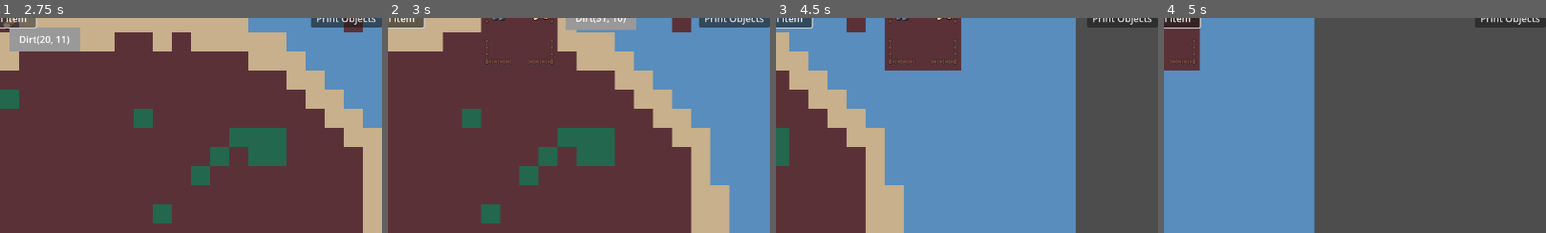
Above: before the commit, frames 1-4 (left to right).
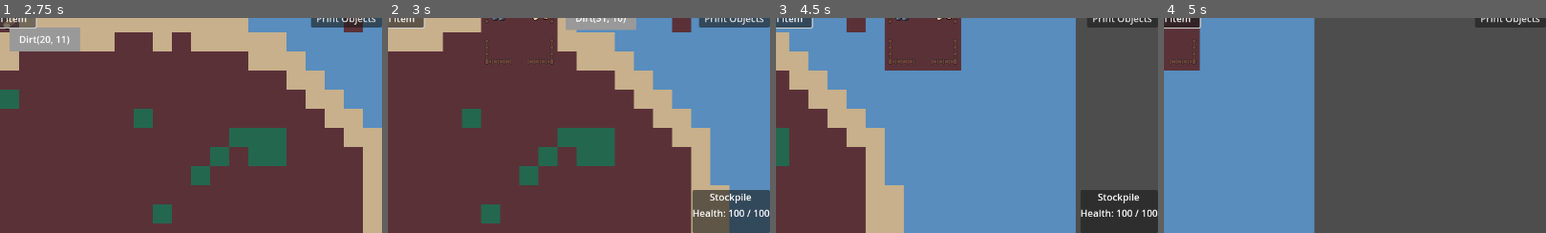
Above: after the commit, the same moments.

Repository: ColdTerror/Core-and-Conveyor
Game: Godot game, scene res://scenes/level.tscn
Two runs of this game, one before a commit and one after it. Both use one fixed random seed, a clock stepped at 60 frames per second and the inputs below. The engine's default icon, where the game draws it, is replaced by a stand-in: a white triangle on a blue panel in a dark square.
Inputs (mouse positions are % of the whole screen's width and height, from its top left):
- Up to frame 1 (2.75 s): click "Generate Map" at 0.5 s; click "Print Objects" at 1.25 s; click "Spawn Item" at 2 s
- Up to frame 2 (3 s): tap Enter at 2.75 s; move the mouse to (72, 45) at 2.77 s; hold Right (ui_right) from 2.78 s (still down); hold P from 2.78 s (still down); click (72, 45) at 2.92 s
- Up to frame 3 (4.5 s): release Right (ui_right) at 3.5 s; release P at 3.5 s; drag from (30, 55) to (45, 70) at 3.52 s; tap Space at 4.25 s; move the mouse to (60, 28) at 4.27 s; hold Right (ui_right) from 4.28 s (still down); hold P from 4.28 s (still down); click (60, 28) at 4.42 s
- Up to frame 4 (5 s): keep holding Right (ui_right); keep holding P
The pictures show only the part of the screen within x 50-100%, y 50-100%; the shares and areas given below are measured in that part.

Frame 1 is identical in both runs. In frame 2, 4.0% of the frame differs, in the area x 79-100%, y 80-100%; in frame 3, 3.8%; in frame 4, nothing differs.

Commit message:
Add building hover popup with inventory display
Introduces a BuildingHoverPopup UI panel that appears when hovering over a StockpileBuilding, showing its name, health, and inventory. StockpileBuilding now emits hover signals, and Level.gd manages popup visibility and content. Also adds collision shape for hover detection in stockpile_building.tscn.

Diff:
--- /dev/null
+++ b/scenes/building_hover_popup.tscn
@@ -0,0 +1,26 @@
+[gd_scene load_steps=2 format=3 uid="uid://2067p75ou047"]
+
+[ext_resource type="Script" uid="uid://buo2l7ygi8sii" path="res://scripts/building_hover_popup.gd" id="1_v6t2t"]
+
+[node name="BuildingHoverPopup" type="PanelContainer"]
+offset_right = 130.0
+offset_bottom = 72.0
+script = ExtResource("1_v6t2t")
+
+[node name="VBoxContainer" type="VBoxContainer" parent="."]
+layout_mode = 2
+
+[node name="Name" type="Label" parent="VBoxContainer"]
+layout_mode = 2
+text = "Name"
+horizontal_alignment = 1
+vertical_alignment = 1
+
+[node name="Health" type="Label" parent="VBoxContainer"]
+layout_mode = 2
+text = "Health"
+horizontal_alignment = 1
+vertical_alignment = 1
+
+[node name="Inventory" type="VBoxContainer" parent="VBoxContainer"]
+layout_mode = 2
--- a/scenes/level.tscn
+++ b/scenes/level.tscn
@@ -17,6 +17,7 @@
 [ext_resource type="Resource" uid="uid://dhst2ng5e26ob" path="res://resources/tiles/9_Conveyer_Down.tres" id="12_82cfe"]
 [ext_resource type="PackedScene" uid="uid://dh3njqr7x7ls7" path="res://scenes/item.tscn" id="13_arp2o"]
 [ext_resource type="PackedScene" uid="uid://cs65262rv84b4" path="res://scenes/stockpile_building.tscn" id="14_ux5qa"]
+[ext_resource type="PackedScene" uid="uid://2067p75ou047" path="res://scenes/building_hover_popup.tscn" id="18_82cfe"]
 
 [sub_resource type="StyleBoxFlat" id="StyleBoxFlat_w7c3h"]
 content_margin_left = 8.0
@@ -103,6 +104,19 @@
 text = "Spawn Item
 "
 
+[node name="BuildingHoverPopup" parent="CanvasLayer" instance=ExtResource("18_82cfe")]
+anchors_preset = 3
+anchor_left = 1.0
+anchor_top = 1.0
+anchor_right = 1.0
+anchor_bottom = 1.0
+offset_left = -130.0
+offset_top = -72.0
+offset_right = 0.0
+offset_bottom = 0.0
+grow_horizontal = 0
+grow_vertical = 0
+
 [connection signal="pressed" from="CanvasLayer/Generate Map" to="." method="generate_simple_map"]
 [connection signal="pressed" from="CanvasLayer/Print Objects" to="." method="print_active_objects"]
 [connection signal="pressed" from="CanvasLayer/Spawn Item" to="." method="spawn_item_at_mouse"]
--- a/scenes/stockpile_building.tscn
+++ b/scenes/stockpile_building.tscn
@@ -1,7 +1,10 @@
-[gd_scene load_steps=3 format=3 uid="uid://cs65262rv84b4"]
+[gd_scene load_steps=4 format=3 uid="uid://cs65262rv84b4"]
 
 [ext_resource type="Texture2D" uid="uid://r4ptpn5bnwmd" path="res://assets/Buildings.png" id="1_5oplf"]
 [ext_resource type="Script" uid="uid://d0go53ckols77" path="res://scripts/stockpile_building.gd" id="1_sqy8c"]
+
+[sub_resource type="RectangleShape2D" id="RectangleShape2D_sqy8c"]
+size = Vector2(128, 128)
 
 [node name="StockpileBuilding" type="Node2D"]
 script = ExtResource("1_sqy8c")
@@ -10,3 +13,8 @@
 texture = ExtResource("1_5oplf")
 region_enabled = true
 region_rect = Rect2(0, 0, 128, 128)
+
+[node name="Area2D" type="Area2D" parent="."]
+
+[node name="CollisionShape2D" type="CollisionShape2D" parent="Area2D"]
+shape = SubResource("RectangleShape2D_sqy8c")
--- a/scripts/Level.gd
+++ b/scripts/Level.gd
@@ -6,6 +6,8 @@
 @onready var highlight: Sprite2D = $SelectionHighlight
 @onready var tooltip := $"CanvasLayer/Tooltip"
 @onready var tooltip_label := $"CanvasLayer/Tooltip/Label"
+
+@onready var hover_popup := $CanvasLayer/BuildingHoverPopup
 
 @export var tile_size_px = Vector2(32, 32)
 @export var tile_library: Array[TileDataResource] = []
@@ -60,7 +62,11 @@
 func _ready():
 	generate_simple_map()
 
+	#Hide popup at start
+	hover_popup.hide()
+
 func _process(_delta):
+
 	var mouse_pos = get_global_mouse_position()
 	var grid_pos = terrain_layer.local_to_map(mouse_pos)
 
@@ -317,4 +323,19 @@
 
 	new_stockpile.place_at(grid_pos, object_layer)
 
+	# 🔹 REGISTER HOVER SIGNALS HERE
+	register_building(new_stockpile)
+
 	print("Spawned stockpile at: ", grid_pos)
+
+
+func register_building(building: StockpileBuilding):
+	building.hovered.connect(_on_building_hovered)
+	building.unhovered.connect(_on_building_unhovered)
+
+
+func _on_building_hovered(building: StockpileBuilding):
+	hover_popup.show_building(building)
+
+func _on_building_unhovered(_building):
+	hover_popup.hide_popup()
--- /dev/null
+++ b/scripts/building_hover_popup.gd
@@ -0,0 +1,24 @@
+extends PanelContainer
+
+@onready var name_label = $VBoxContainer/Name
+@onready var health_label = $VBoxContainer/Health
+@onready var inventory_box = $VBoxContainer/Inventory
+
+func show_building(building: StockpileBuilding):
+	name_label.text = building.building_name
+	health_label.text = "Health: %d / %d" % [building.health, building.max_health]
+
+	# Clear old inventory
+	for child in inventory_box.get_children():
+		child.queue_free()
+
+	for item in building.inventory.keys():
+		var amount = building.inventory[item]
+		var label := Label.new()
+		label.text = "%s: %d" % [item.display_name, amount]
+		inventory_box.add_child(label)
+
+	show()
+
+func hide_popup():
+	hide()
--- a/scripts/stockpile_building.gd
+++ b/scripts/stockpile_building.gd
@@ -1,6 +1,10 @@
 extends Node2D
 class_name StockpileBuilding
 
+
+@export var building_name: String = "Stockpile"
+@export var max_health := 100
+@export var health := 100
 
 var inventory := {}                # ItemResource → amount
 @export var max_capacity := 10
@@ -8,6 +12,22 @@
 
 @export var size := Vector2i(4, 4)  # 4x4 footprint
 var occupied_tiles: Array[Vector2i] = []
+
+
+signal hovered(building)
+signal unhovered(building)
+
+func _ready():
+	$Area2D.mouse_entered.connect(_on_mouse_entered)
+	$Area2D.mouse_exited.connect(_on_mouse_exited)
+
+func _on_mouse_entered():
+	emit_signal("hovered", self)
+
+func _on_mouse_exited():
+	emit_signal("unhovered", self)
+
+
 
 func can_place_at(origin: Vector2i, object_layer: TileMapLayer) -> bool:
 	var terrain_layer: TileMapLayer = (object_layer.get_parent() as Node2D).terrain_layer
Not shown: 1 places in scenes/level.tscn that only renumber resources
Not shown, added: scripts/building_hover_popup.gd.uid
